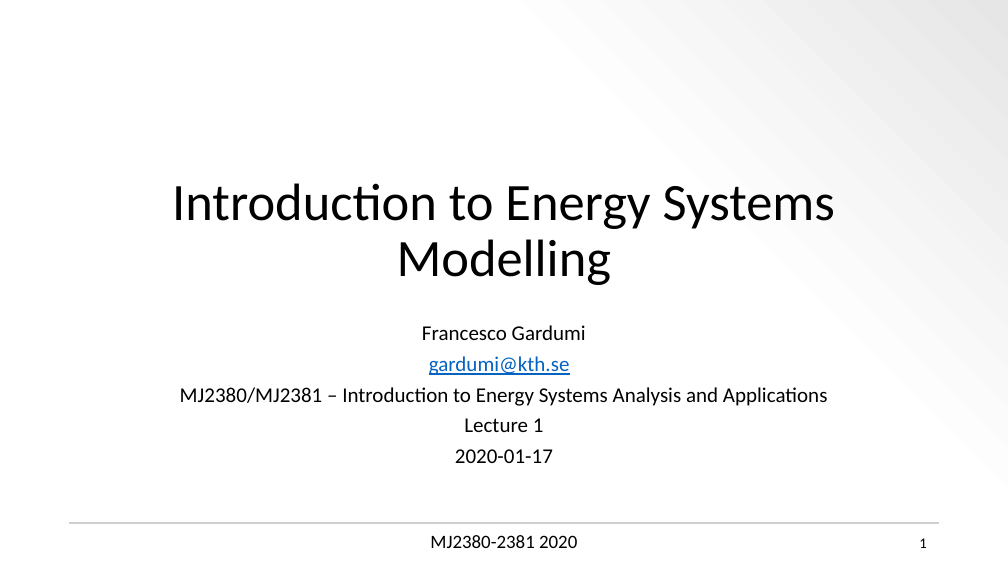
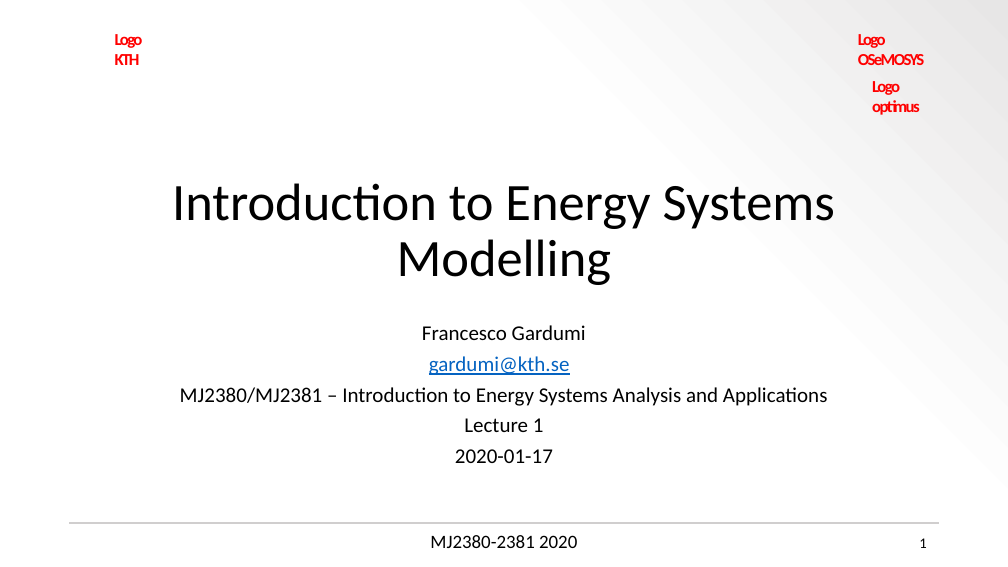
Before and after one commit to KTH-dESA/teaching_kit, a slide deck: slide 1 of files/ppt_presentations/ppt_demo.pptx. Drawn at 1008x567 pixels with LibreOffice and Linux fonts; fonts in the diff are those of the drawing; background and template pictures are left out. Boxes give left, top, right and bottom in pixels: in the first picture for what was removed or moved away, otherwise in the second. Text is boxed around its words. In the diff, an @@ line names an element or a change of style, - is before the commit and + after.

```diff
--- a/files/ppt_presentations/ppt_demo.pptx
+++ b/files/ppt_presentations/ppt_demo.pptx
@@ text added at [115,34,143,65], 16 pt, text #FF0000, bold @@
+Logo KTH
@@ text added at [858,34,925,65], 16 pt, text #FF0000, bold @@
+Logo OSeMOSYS
@@ text added at [872,81,920,115], 16 pt, text #FF0000, bold @@
+Logo optimus
```
Also in this commit, not shown: 1 other slide changed, 2 slides removed, 29 other files.
